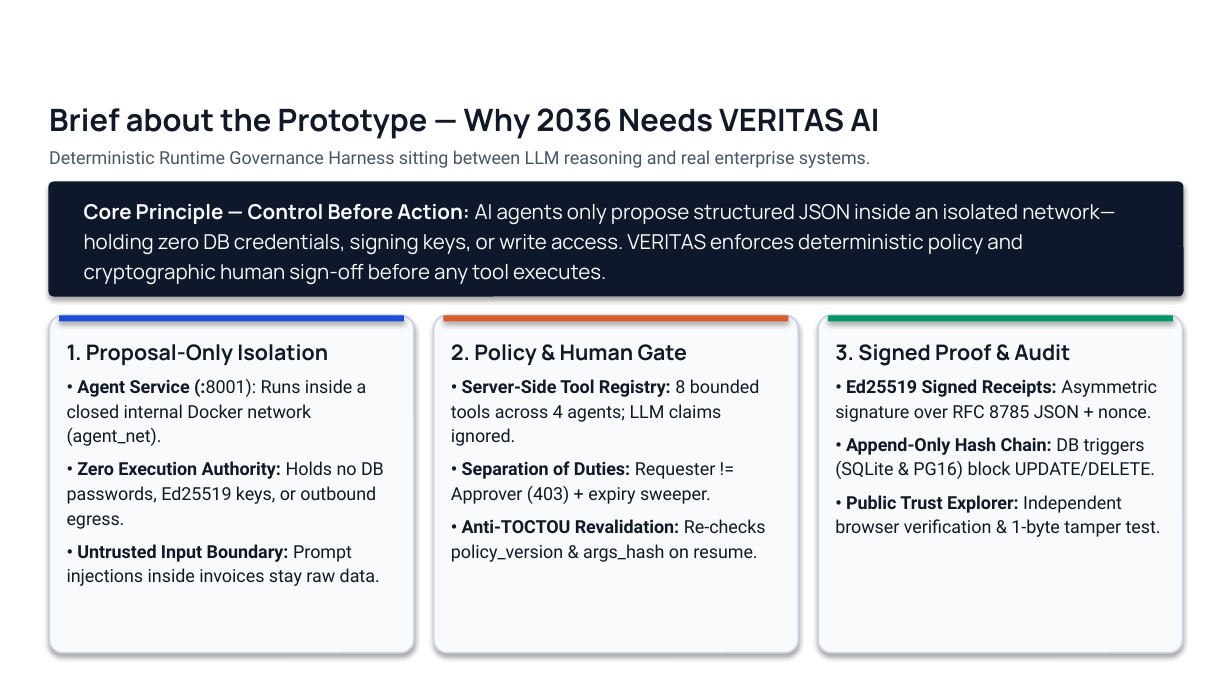
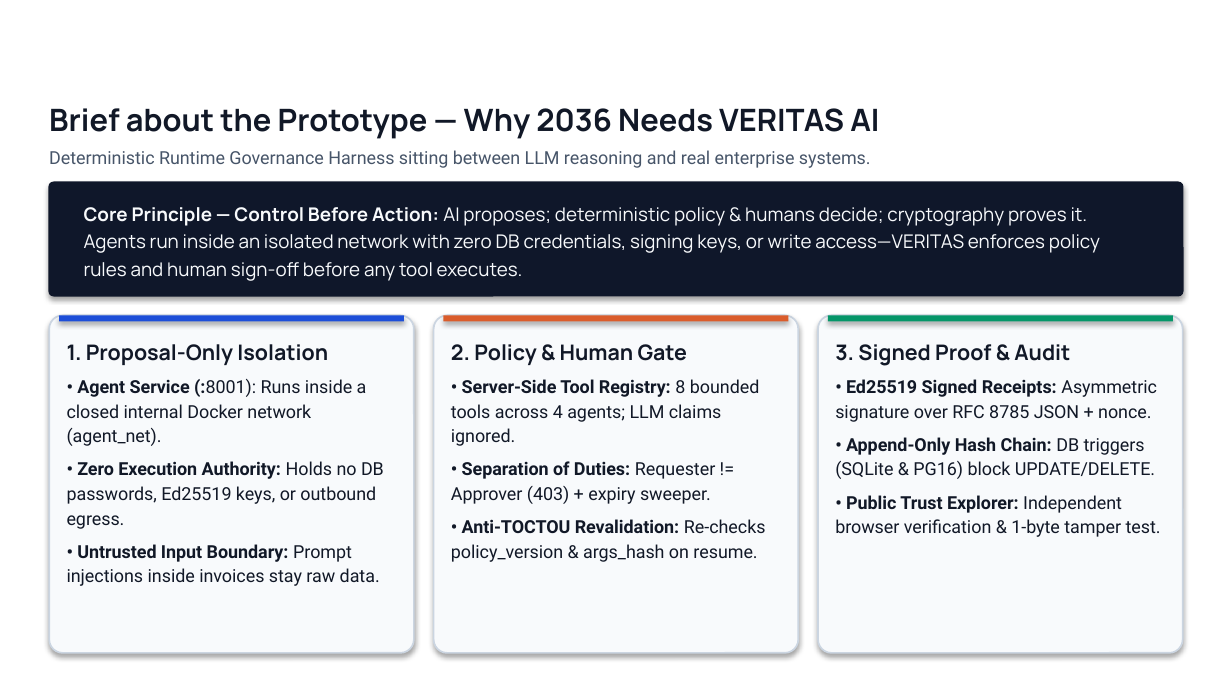
Before and after one commit to ArrafiNurHafiz/Veritas-Ai, a slide deck: slide 2 of docs/VERITAS_AI_Build2036_Deck.pptx. Drawn at 1232x693 pixels with LibreOffice and Linux fonts; fonts in the diff are those of the drawing; background and template pictures are left out. Boxes give left, top, right and bottom in pixels: in the first picture for what was removed or moved away, otherwise in the second. Text is boxed around its words. In the diff, an @@ line names an element or a change of style, - is before the commit and + after.

```diff
--- a/docs/VERITAS_AI_Build2036_Deck.pptx
+++ b/docs/VERITAS_AI_Build2036_Deck.pptx
@@ text at box(84, 207, 1100, 281): text changed; size 12 to 11 pt @@
-Core Principle — Control Before Action: AI agents only propose structured JSON inside an isolated network—holding zero DB credentials, signing keys, or write access. VERITAS enforces deterministic policy and cryptographic human sign-off before any tool executes.
+Core Principle — Control Before Action: AI proposes; deterministic policy & humans decide; cryptography proves it. Agents run inside an isolated network with zero DB credentials, signing keys, or write access—VERITAS enforces policy rules and human sign-off before any tool executes.
```
Also in this commit, not shown: 11 other slides changed.
